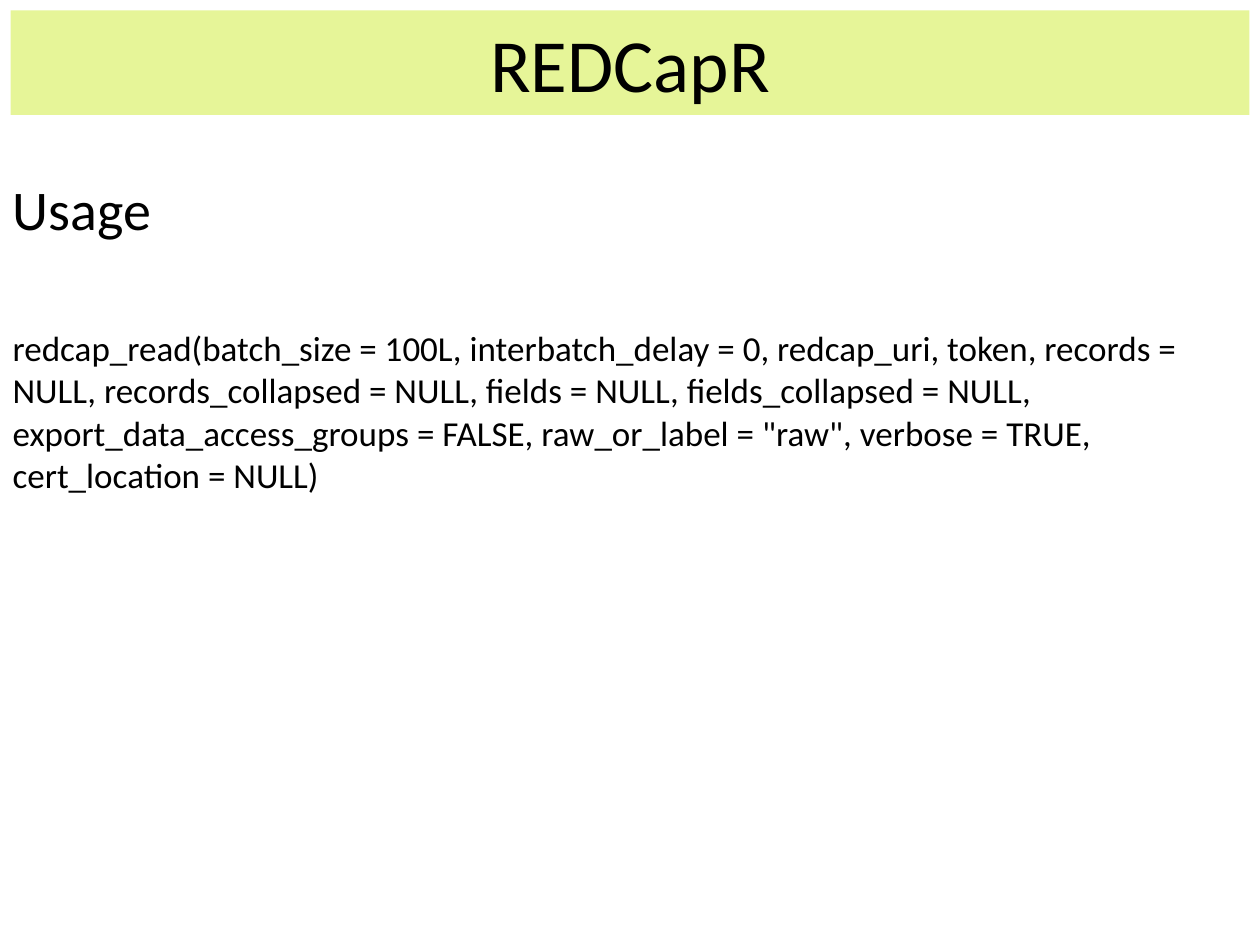
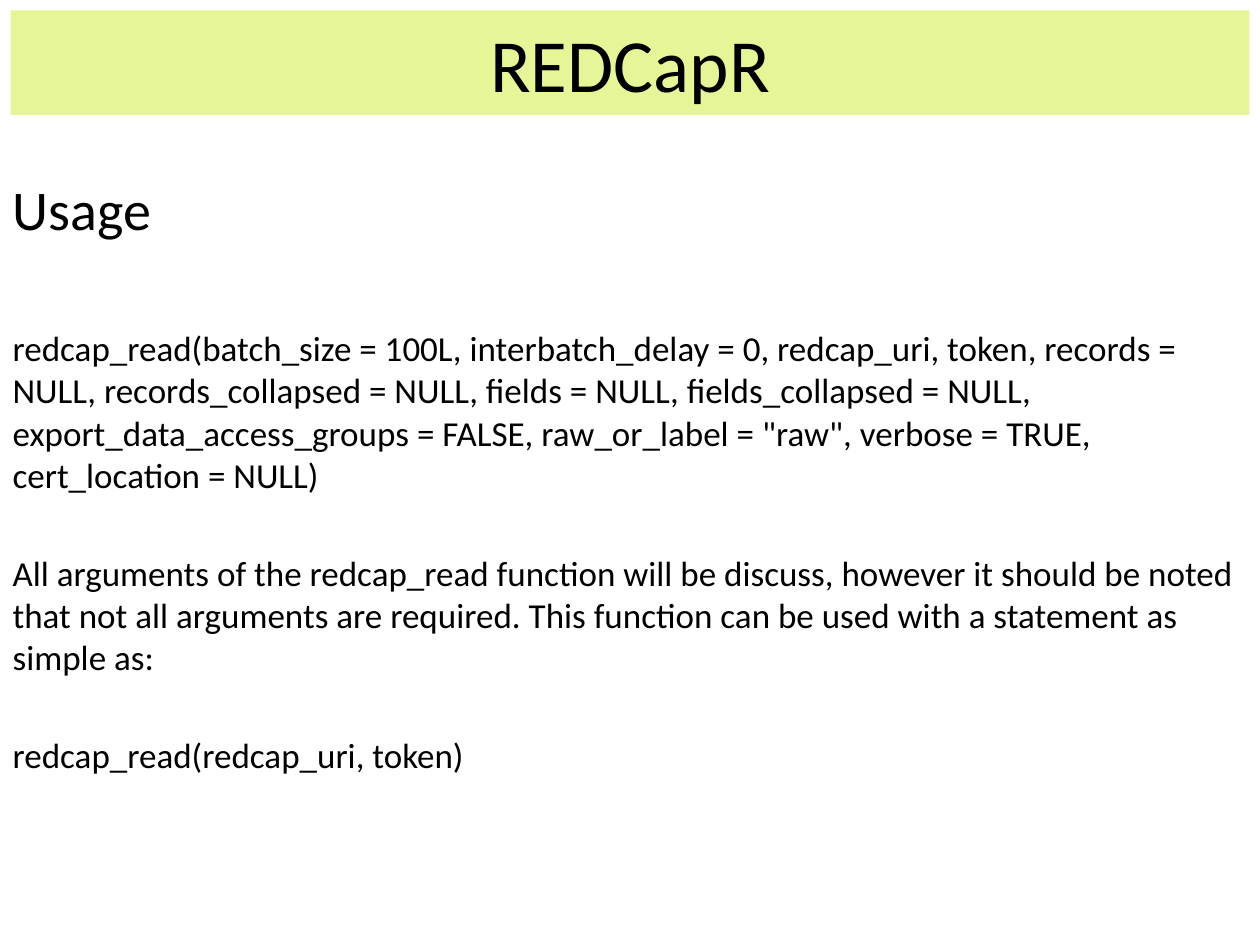
Before and after one commit to OuhscBbmc/RedcapExamplesAndPatterns, a slide deck: slide 14 of Publications/Presentation2014-04-07-MIECHV Paper Discussion/REDCapR.pptx (slide 13 before the commit). Drawn at 1260x945 pixels with LibreOffice and Linux fonts; fonts in the diff are those of the drawing. Boxes give left, top, right and bottom in pixels: in the first picture for what was removed or moved away, otherwise in the second. Text is boxed around its words. In the diff, an @@ line names an element or a change of style, - is before the commit and + after.

```diff
--- a/Publications/Presentation2014-04-07-MIECHV Paper Discussion/REDCapR.pptx
+++ b/Publications/Presentation2014-04-07-MIECHV Paper Discussion/REDCapR.pptx
@@ text at bbox=[13, 561, 1232, 774]: paragraphs added @@
+All arguments of the redcap_read function will be discuss, however it should be noted that not all arguments are required. This function can be used with a statement as simple as:
+redcap_read(redcap_uri, token)
```
Also in this commit, not shown: 4 other slides changed, 1 slide added.
